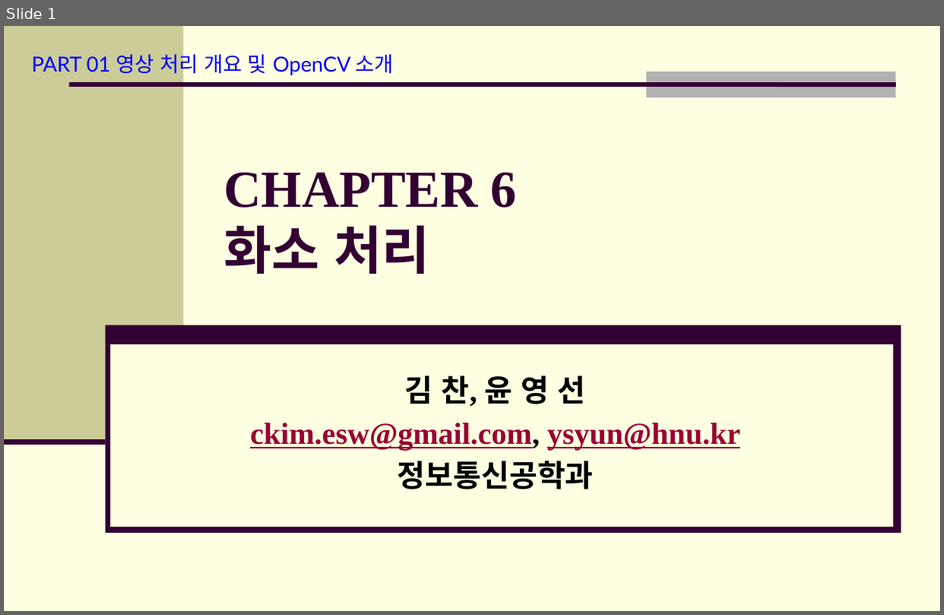
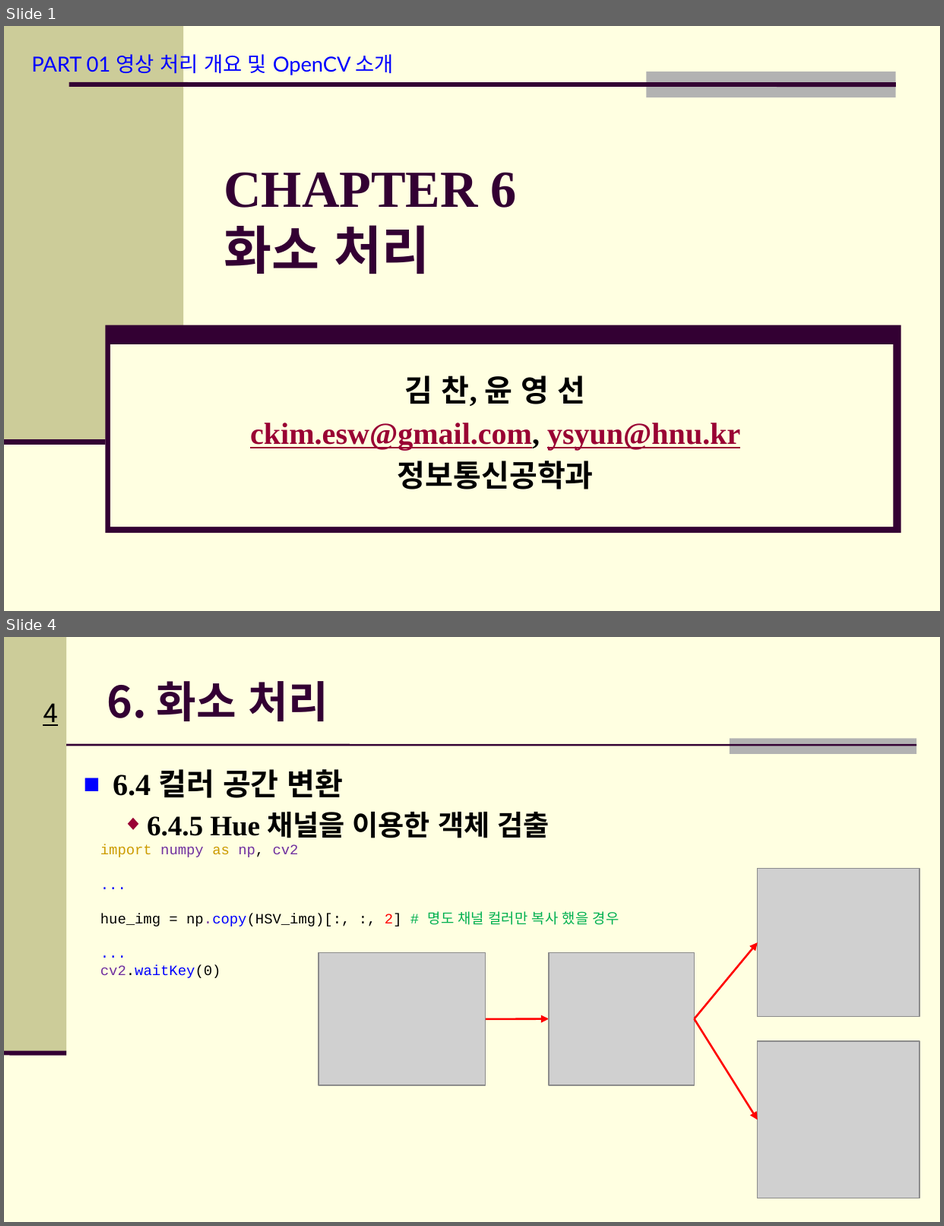
Before and after one commit to Hitbee-dev/OpenCV-Python, a slide deck: 2022-11-15/documents/CH_06 화소 처리.pptx. Shown one above the other, each under a label of ours: slide 1 before the commit, slides 1 and 4 after it; the slides between them are not shown. The pictures are 944x615 and 944x1226 pixels, drawn with LibreOffice and Linux fonts; fonts in the diff are those of the drawing; grey boxes stand for pictures; background and template pictures are left out. Boxes give left, top, right and bottom in pixels: in the first picture for what was removed or moved away, otherwise in the second. Text is boxed around its words. In the diff, an @@ line names an element or a change of style, - is before the commit and + after.

```diff
--- a/2022-11-15/documents/CH_06 화소 처리.pptx
+++ b/2022-11-15/documents/CH_06 화소 처리.pptx
@@ slide 4 added at (4,637,940,1222), background #FFFFE1 @@
@@ rectangle added at (4,637,67,1053), fill #CCCC99 @@
@@ title added at (107,681,329,721), 33.3 pt, text #330033, bold @@
+6. 화소 처리
@@ page number added at (43,703,57,726), 20 pt, text #000000, underline @@
+4
@@ line added from (67, 745) to (917, 745), #330033 1.5 pt @@
@@ rectangle added at (730,738,917,754), fill #B2B2B2 @@
@@ text added at (113,769,550,838), 21.7 pt, text #000000, bold @@
+■ 6.4 컬러 공간 변환
+  ◆ 6.4.5 Hue 채널을 이용한 객체 검출
@@ text added at (101,844,620,978), 11 pt, text #000000 @@
+import numpy as np, cv2
+...
+hue_img = np.copy(HSV_img)[:, :, 2] # 명도 채널 컬러만 복사 했을 경우
+...
+cv2.waitKey(0)
@@ picture added at (758,868,920,1016) @@
@@ picture added at (319,952,485,1085) @@
@@ picture added at (549,952,694,1085) @@
@@ arrow added from (694, 1019) to (758, 943), #FF0000 1.5 pt @@
@@ arrow added from (486, 1019) to (549, 1019), #FF0000 1.5 pt @@
@@ arrow added from (694, 1019) to (758, 1120), #FF0000 1.5 pt @@
@@ picture added at (758,1041,920,1199) @@
@@ line added from (4, 1053) to (67, 1053), #330033 3.5 pt @@
```
Also in this commit, not shown: 4 other slides added, 7 slides removed, 3 other files.
